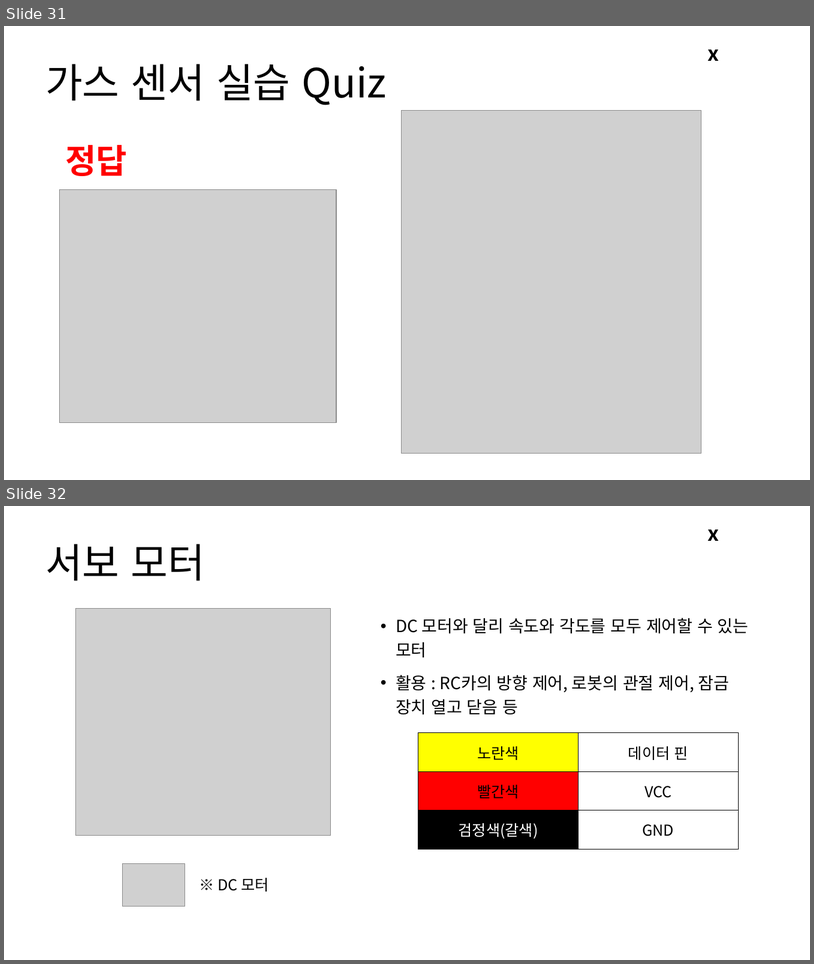
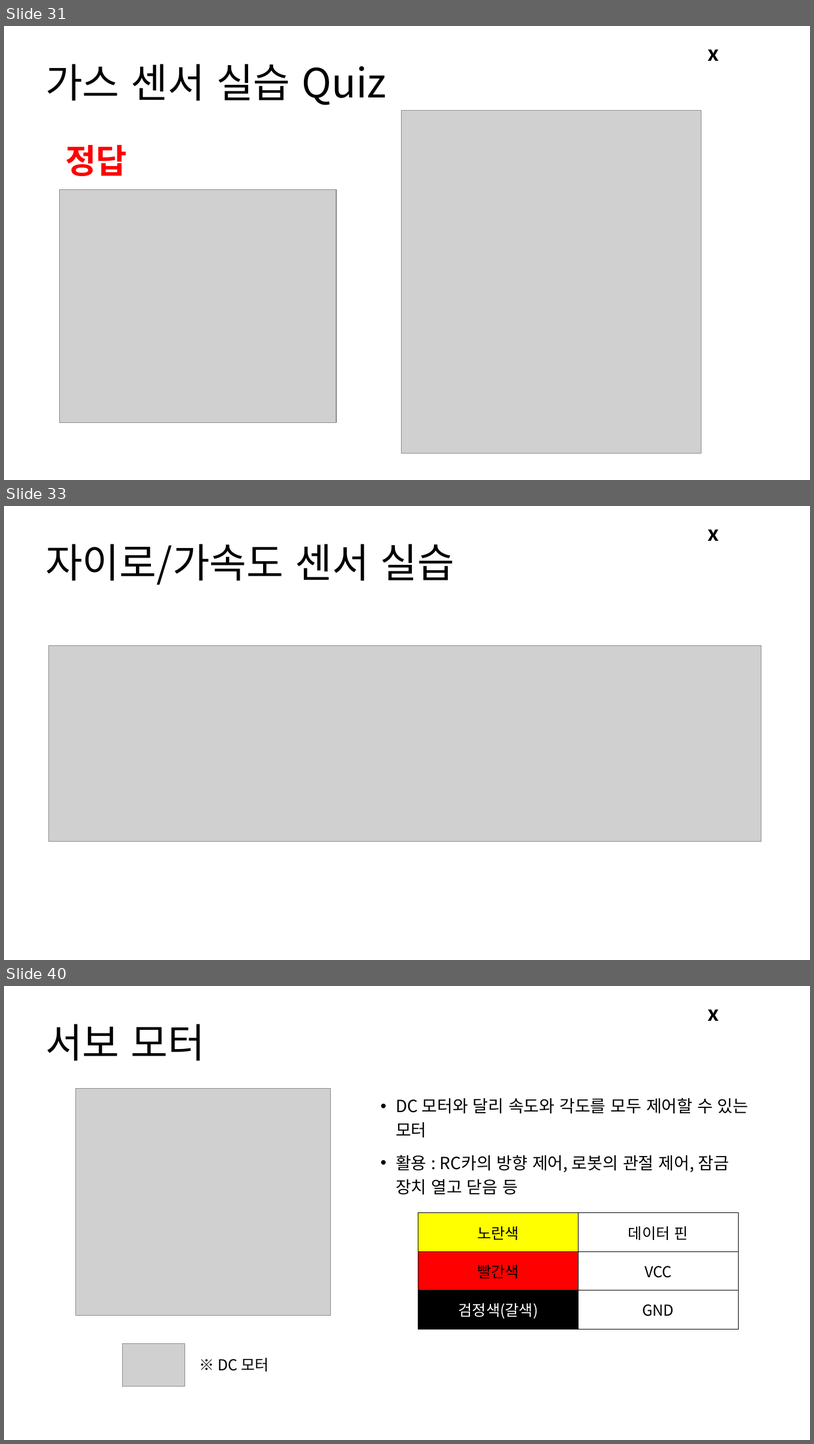
Before and after one commit to Leader-Lesson/KDT_RE_3rd, a slide deck: material/Arduino/03_아두이노 활용하기 2.pptx. Shown one above the other, each under a label of ours: slides 31 and 32 before the commit, slides 31, 33 and 40 after it; the slides between them are not shown. The pictures are 814x964 and 814x1444 pixels, drawn with LibreOffice and Linux fonts; fonts in the diff are those of the drawing; grey boxes stand for pictures; background and template pictures are left out. Boxes give left, top, right and bottom in pixels: in the first picture for what was removed or moved away, otherwise in the second. Text is boxed around its words. In the diff, an @@ line names an element or a change of style, - is before the commit and + after.

```diff
--- a/material/Arduino/03_아두이노 활용하기 2.pptx
+++ b/material/Arduino/03_아두이노 활용하기 2.pptx
@@ slide 33 added at (4,506,810,960), background #FFFFFF; not listed: 1 template element that a slide beside it also shows @@
@@ title added at (45,544,455,585), 48 pt, text #000000 @@
+자이로/가속도 센서 실습
@@ picture added at (49,645,762,841) @@
@@ what was slide 32 is now slide 40 @@
```
Also in this commit, not shown: 7 other slides added, 2 other files.
